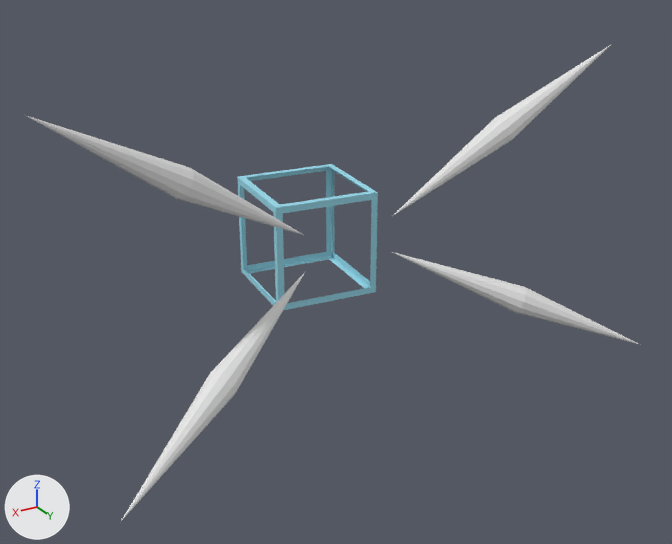
What one commit did to the glTF model assets/3d/C8.glb.
Rendered twice from a camera (50 mm lens) standing at (3.05, 5.49, 2.33) and looking at (-0.02, 0.39, -0.22). The lights are fixed; the arrows at lower left show +X, +Y and +Z. The older version comes first. Both versions are drawn at frame 31 of the action 'charge'; the numbers are the values there.
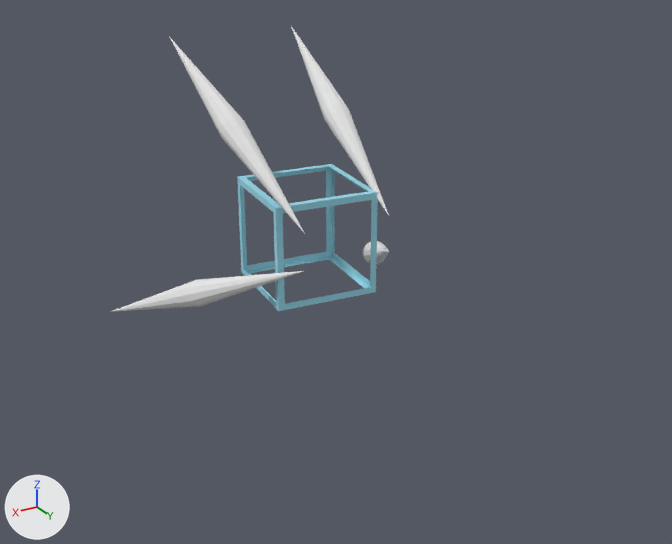
ob_left_bottom is not drawn itself; it is the parent of ob_cone.
ob_left_top is not drawn itself; it is the parent of ob_cone_001.
ob_right_bottom is not drawn itself; it is the parent of ob_cone_002.
ob_right_top is not drawn itself; it is the parent of ob_cone_003.

Boxes (x1, y1, x2, y2) around the edits, measured in the pictures (672 x 544 px):
'cone.003', turned: before (25, 115, 303, 235); after (169, 36, 305, 234)
'cone.002', turned: before (121, 271, 306, 521); after (110, 271, 303, 312)
'cone.001', turned: before (394, 45, 610, 215); after (291, 26, 389, 215)
'cone', turned: before (392, 252, 641, 345); after (363, 241, 389, 264)

What changed in the scene script:
```text
Change ob_left_bottom:
    ob_left_bottom.rotation_euler: (0.0, -0.102, 0.0) -> (0.0, 1.488, 0.0)  # degrees (0, -5.8, 0) -> degrees (0, 85, 0)
Change ob_left_top:
    ob_left_top.rotation_euler: (-2.356, -0.102, 0.0) -> (-2.356, 1.488, 0.0)  # degrees (-135, -5.8, 0) -> degrees (-135, 85, 0)
Change ob_right_bottom:
    ob_right_bottom.rotation_euler: (0.0, 0.102, 0.0) -> (0.0, -1.488, 0.0)  # degrees (0, 5.8, 0) -> degrees (0, -85, 0)
Change ob_right_top:
    ob_right_top.rotation_euler: (-2.356, 0.102, 0.0) -> (-2.356, -1.488, 0.0)  # degrees (-135, 5.8, 0) -> degrees (-135, -85, 0)
```
